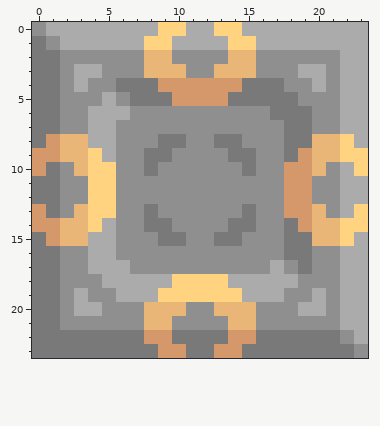
A pixel-art sprite gets an edit: core/assets-raw/sprites/blocks/distribution/mass-driver.png. This is how it looked before the edit.
The file is 24x24 pixels.
Once edited:
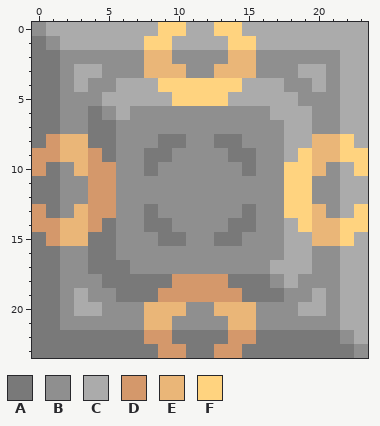
Palette (. is transparent): A #797979  B #8f8f8f  C #ababab  D #d4986b  E #eab678  F #ffd37f
What changed:
Colour A replaces colour C in row 6 at x 4; in rows 7 to 8 at x 4 to 5; in row 9 at x 5; in row 14 at x 5; in rows 15 to 16 at x 4 to 5; in row 17 at x 4 to 6.
Colour A replaces colour C in row 18 at x 5 to 9 and 14 to 16; in row 19 at x 6 to 8 and 15 to 17.
Colour B replaces colour C in row 6 at x 5; in row 18 at x 17.
Colour C replaces colour A in row 4 at x 6 to 8 and 15 to 17; in row 5 at x 7 to 9 and 14 to 18; in row 6 at x 17 to 19; in rows 7 to 8 at x 18 to 19; in row 9 at x 18; in row 14 at x 18.
Colour C replaces colour A in rows 15 to 16 at x 18 to 19; in row 17 at x 19.
Colour C replaces colour B in row 5 at x 6; in row 17 at x 18.
Colour D replaces colour F in row 9 at x 4; in rows 10 to 13 at x 4 to 5; in row 14 at x 4; in row 18 at x 10 to 13; in row 19 at x 9 to 14.
Colour F replaces colour D in row 4 at x 9 to 14; in row 5 at x 10 to 13; in row 9 at x 19; in rows 10 to 13 at x 18 to 19; in row 14 at x 19.
